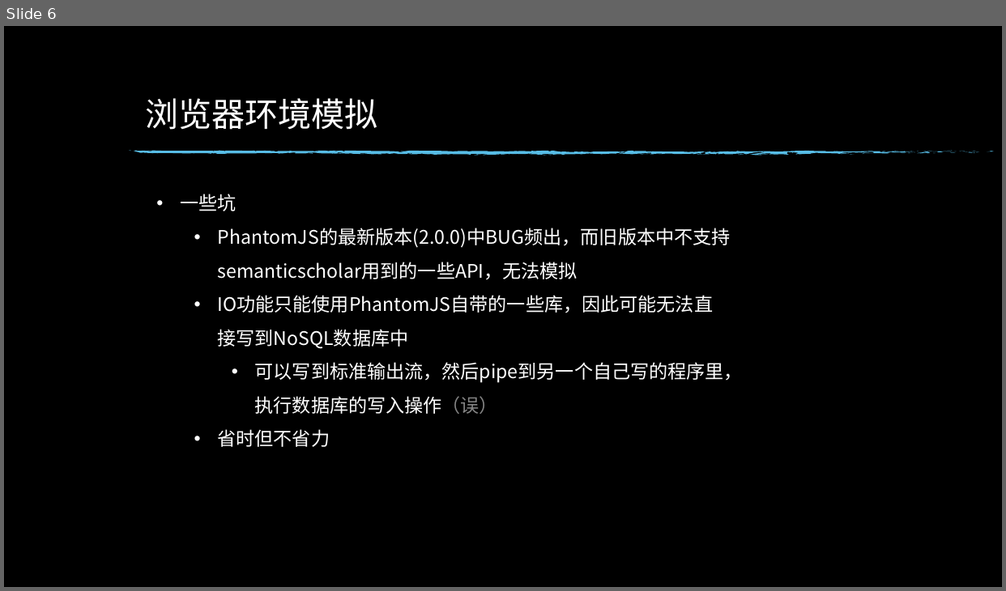
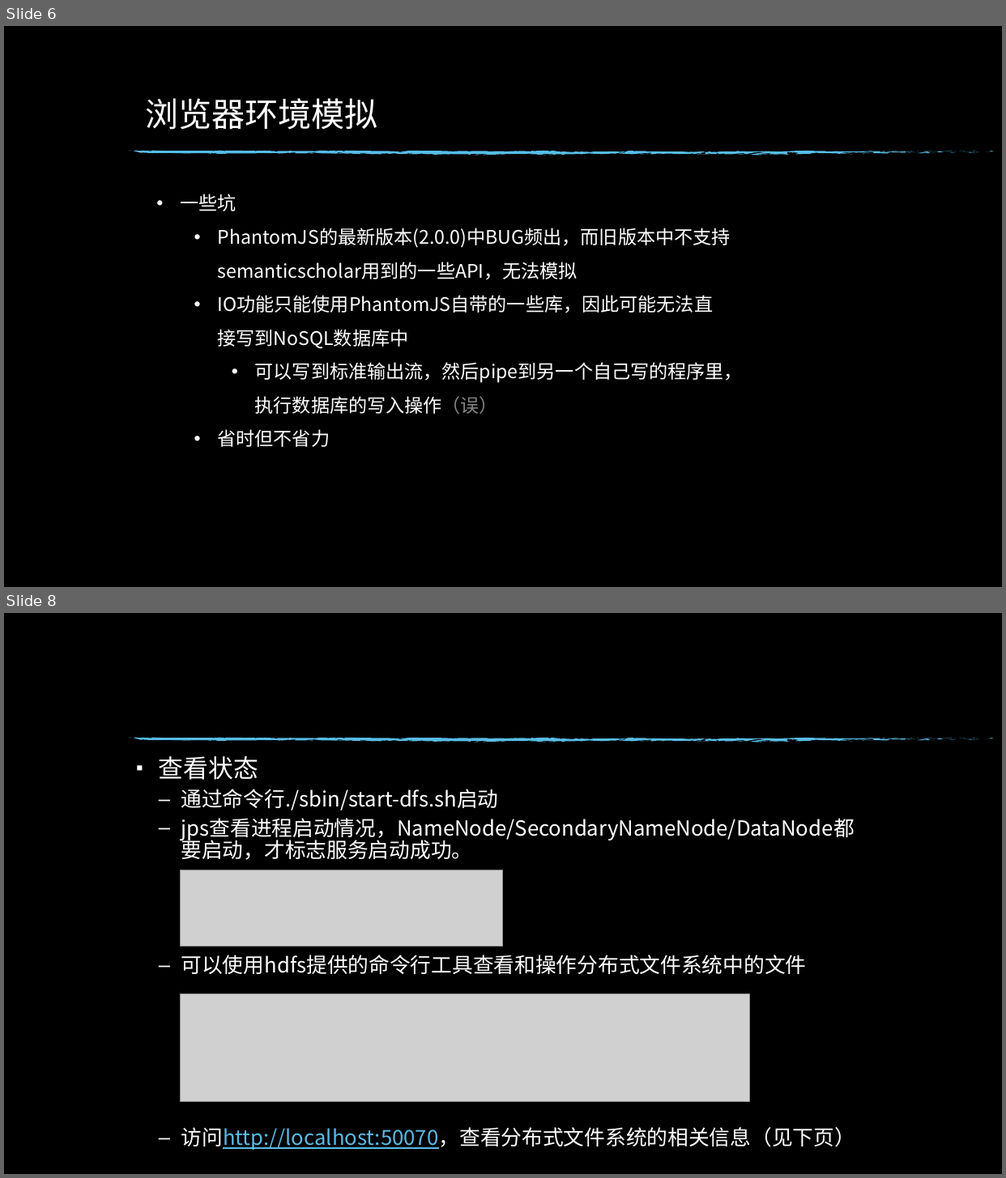
Before and after one commit to luminocean/cloud-computing, a slide deck: homework/实践1.pptx. Shown one above the other, each under a label of ours: slide 6 before the commit, slides 6 and 8 after it; the slides between them are not shown. The pictures are 1006x591 and 1006x1178 pixels, drawn with LibreOffice and Linux fonts; fonts in the diff are those of the drawing; grey boxes stand for pictures; background and template pictures are left out. Boxes give left, top, right and bottom in pixels: in the first picture for what was removed or moved away, otherwise in the second. Text is boxed around its words. In the diff, an @@ line names an element or a change of style, - is before the commit and + after.

```diff
--- a/homework/实践1.pptx
+++ b/homework/实践1.pptx
@@ slide 8 added at (4,613,1002,1174), background picture (left out); not listed: 74 template elements that a slide beside it also shows @@
@@ text added at (159,756,855,1150), 20 pt, text #FFFFFF @@
+▪ 查看状态
+  – 通过命令行./sbin/start-dfs.sh启动
+  – jps查看进程启动情况，NameNode/SecondaryNameNode/DataNode都要启动，才标志服务启动成功。
+  – 可以使用hdfs提供的命令行工具查看和操作分布式文件系统中的文件
+  – 访问http://localhost:50070，查看分布式文件系统的相关信息（见下页）
@@ picture added at (180,871,503,947) @@
@@ picture added at (180,994,749,1102) @@
```
Also in this commit, not shown: 1 slide changed, 4 other slides added.
